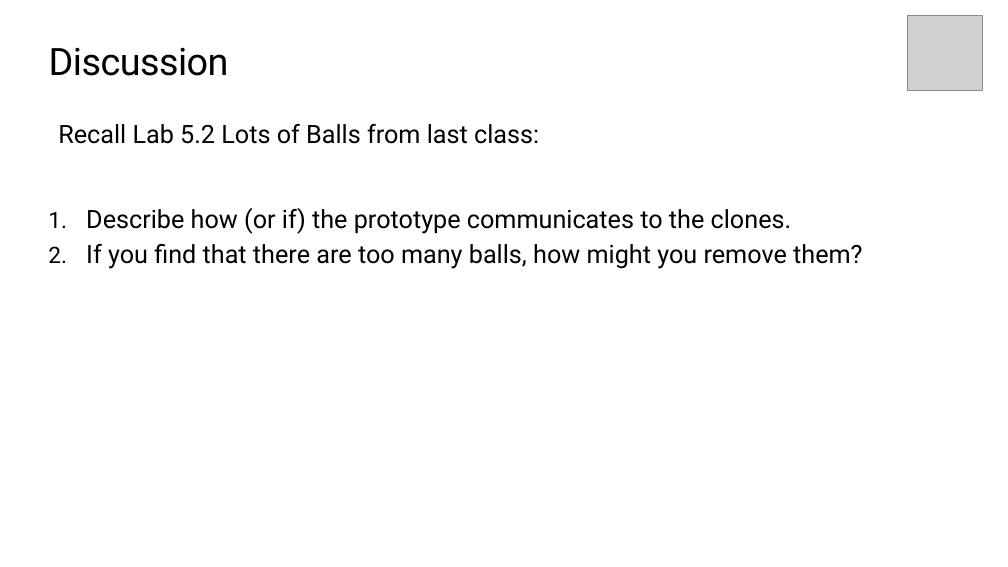
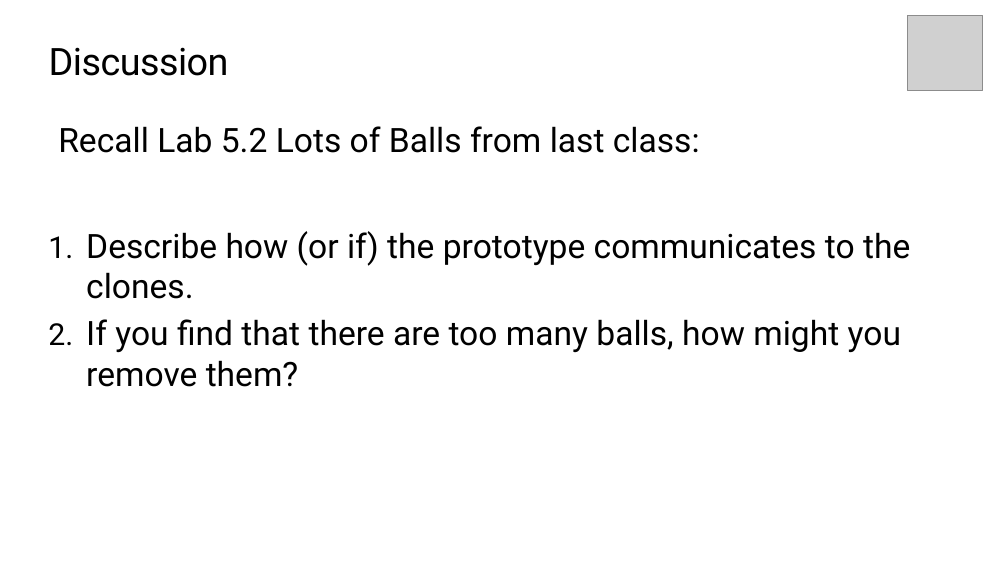
Before and after one commit to TEALSK12/introduction-to-computer-science, a slide deck: slide 5 of docs/slidedecks/TEALS SNAP 5.3.pptx. Drawn at 1008x567 pixels with LibreOffice and Linux fonts; fonts in the diff are those of the drawing; grey boxes stand for pictures; background and template pictures are left out. Boxes give left, top, right and bottom in pixels: in the first picture for what was removed or moved away, otherwise in the second. Text is boxed around its words. In the diff, an @@ line names an element or a change of style, - is before the commit and + after.

```diff
--- a/docs/slidedecks/TEALS SNAP 5.3.pptx
+++ b/docs/slidedecks/TEALS SNAP 5.3.pptx
@@ text "Recall Lab 5.2 Lots of ..." at <box>58,126,910,387</box>: size 24 to 32 pt; more space between paragraphs @@
```
Also in this commit, not shown: 4 other slides changed, 5 other files.
